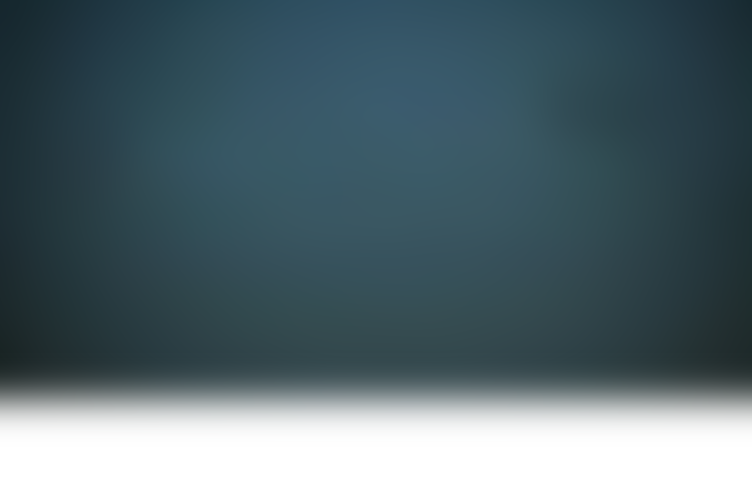
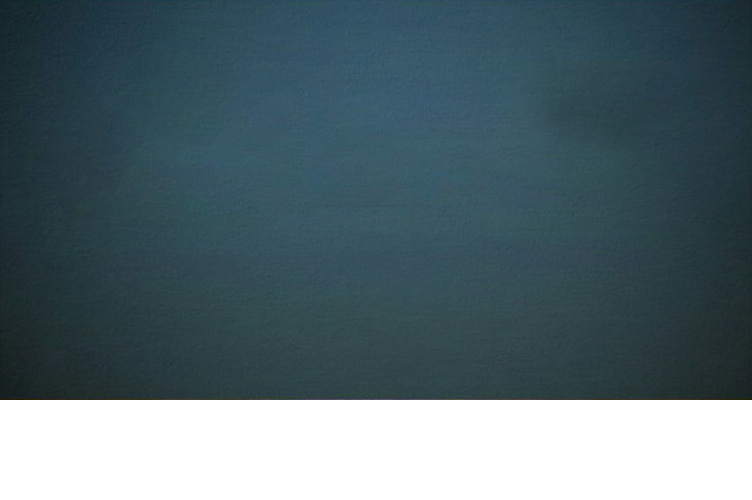
Before/after of a 752×500 layered artwork. What changed in the layer stack:
hid "2px line" over [0, 165, 752, 168]
hid "gallery background blur", painted on it over [0, 0, 752, 439]
showed "gallery background" over [0, 0, 752, 400]
